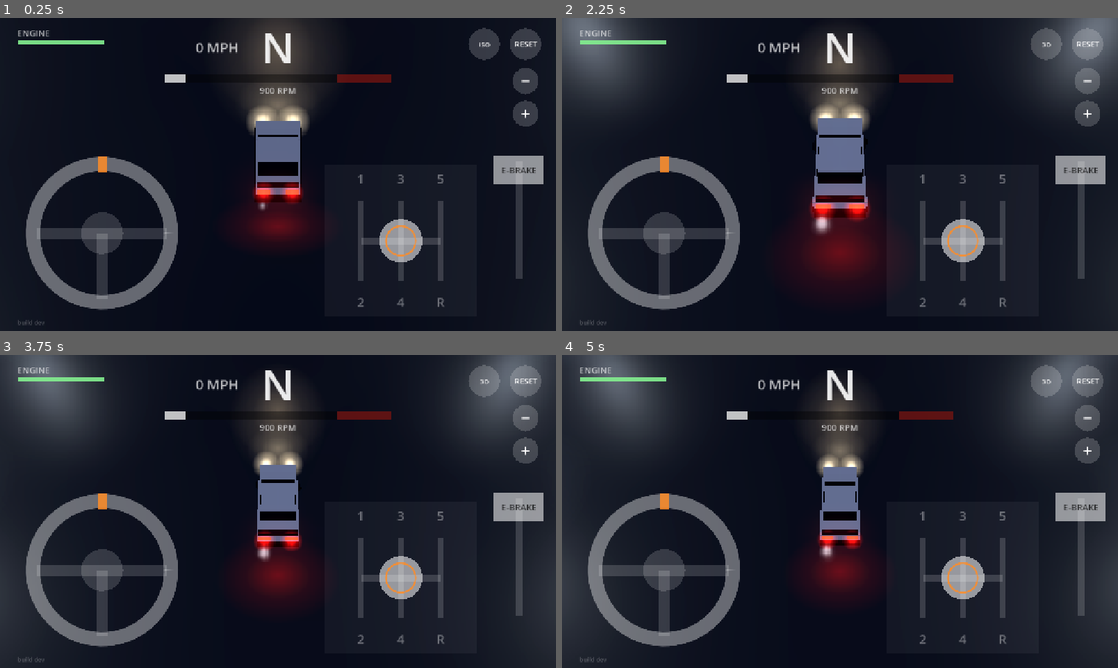
Above: before the commit, frames 1-4 (two rows, left to right).
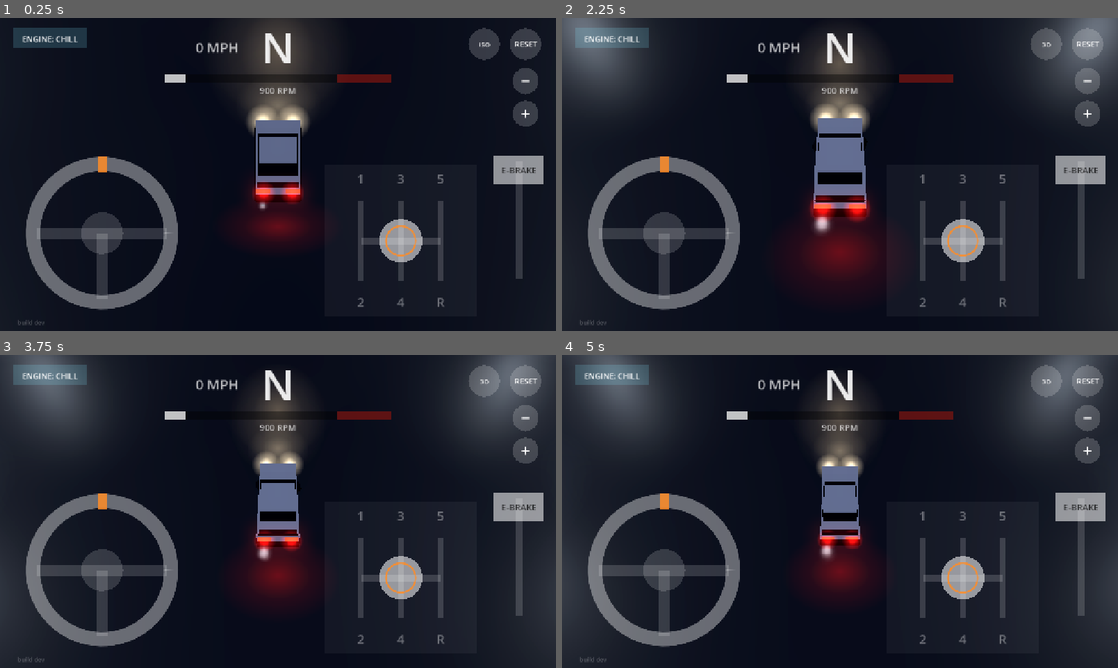
Above: after the commit, the same moments.

Repository: StoneColdOS/stick-drift
Game: Godot game, scene res://scenes/main.tscn
The game is run twice, just before and just after one commit, with the same random seed, the same clock (stepped at 60 frames per second) and the same inputs.
Inputs (mouse positions are in pixels of both pictures, inside the frame that each line leads up to):
- Up to frame 1 (0.25 s): no input
- Up to frame 2 (2.25 s): tap Enter (reset) at 0.5, 1.25 s; move the mouse to (962, 158) at 0.52 s; hold D (steer_right) 0.53-1.25 s; tap N (gear_n) at 0.6 s; click (962, 158) at 0.67 s; drag from (728, 190) to (812, 237) at 1.27 s; move the mouse to (895, 105) at 2.02 s; hold D (steer_right) from 2.03 s (still down); tap V (view) at 2.1 s
- Up to frame 3 (3.75 s): release D (steer_right) at 2.75 s; tap Enter (reset) at 2.75, 3.5 s; drag from (250, 574) to (111, 464) at 2.77 s; move the mouse to (444, 558) at 3.52 s; hold A (steer_left) from 3.53 s (still down); tap - (zoom_out) at 3.6 s
- Up to frame 4 (5 s): release A (steer_left) at 4.25 s; drag from (673, 464) to (756, 433) at 4.27 s

The runs differ from the first frame. In frame 1, 1.1% of the frame differs, in the area x 2-54%, y 3-61%; in frame 2, 1.0%; in frame 3, 1.1%, in the area x 2-54%, y 3-65%; in frame 4, 1.1%.

Commit message:
Chill engine mode by default (rev limiter, no damage) + finer pixels
- New CHILL/RISKY toggle top-left, saved between sessions. Chill cuts power
  at 7900 rpm and crackles; no health bar or SHIFT! warning. Risky is the old
  blow-up behaviour.
- World renders at 360 px tall instead of 240 (PIXEL_SHRINK 3 -> 2)

Co-Authored-By: Claude Opus 5.5 <noreply@anthropic.com>
Claude-Session: https://claude.ai/code/session_01X5D3N9oUK59uFhYSHv3wU5

Diff:
--- a/scripts/car.gd
+++ b/scripts/car.gd
@@ -166,6 +166,8 @@
 			drive = -signf(vf) * rear_max * 0.9  # e.g. slammed into R while rolling forward
 		else:
 			drive = motor.torque_at(motor.rpm) * torque_multiplier * ratio / wheel_radius
+			if motor.limiting() and drive * signf(ratio) > 0.0:
+				drive = 0.0  # chill mode rev limiter: cut the power, bounce off redline
 		drive *= lerpf(1.0, 0.6, hb)
 
 	# Stiffness that cancels sideways speed in about two physics steps.
--- a/scripts/hud.gd
+++ b/scripts/hud.gd
@@ -64,13 +64,14 @@
 	draw_string(font, tach.position + Vector2(0, 44), "%d RPM" % roundi(m.rpm), HORIZONTAL_ALIGNMENT_CENTER, TACH_W, 20, DIM)
 
 	# Engine health (top left)
-	draw_string(font, Vector2(40, 42), "ENGINE", HORIZONTAL_ALIGNMENT_LEFT, 200, 20, DIM)
-	draw_rect(Rect2(40, 52, 200, 10), Color(0, 0, 0, 0.4))
-	var hc := Color(0.55, 1.0, 0.6, 0.85).lerp(HOT, 1.0 - m.health)
-	draw_rect(Rect2(40, 52, 200 * m.health, 10), hc)
+	# The CHILL / RISKY toggle is drawn by the touch controls; the health bar only matters in risky.
+	if m.damage_enabled:
+		draw_rect(Rect2(40, 82, 200, 10), Color(0, 0, 0, 0.4))
+		var hc := Color(0.55, 1.0, 0.6, 0.85).lerp(HOT, 1.0 - m.health)
+		draw_rect(Rect2(40, 82, 200 * m.health, 10), hc)
 
 	# Warnings
-	if not m.is_blown():
+	if m.damage_enabled and not m.is_blown():
 		var warn := ""
 		if m.rpm > m.money_shift_rpm:
 			warn = "MONEY SHIFT!"
--- a/scripts/main.gd
+++ b/scripts/main.gd
@@ -18,7 +18,7 @@
 const Haptics := preload("res://scripts/haptics.gd")
 
 const NIGHT_SKY := Color(0.035, 0.045, 0.08)
-const PIXEL_SHRINK := 3  ## 720 / 3 = 240 pixel-tall world. Lower = sharper, higher = chunkier.
+const PIXEL_SHRINK := 2  ## 720 / 2 = 360 pixel-tall world. Lower = sharper, higher = chunkier.
 const SEQUENCE := [-1, 0, 1, 2, 3, 4, 5]  ## for gamepad up/down shifting
 
 var input := CarInput.new()
@@ -60,6 +60,9 @@
 	car.input = input
 	world.add_child(car)
 	car.engine_blown.connect(func(): Haptics.buzz(300))
+	var settings := ConfigFile.new()
+	if settings.load("user://settings.cfg") == OK:
+		car.motor.damage_enabled = settings.get_value("engine", "risky", false)
 	car.global_transform = town.spawn
 	car._spawn = town.spawn
 	var model := CarModel.new()
--- a/scripts/motor.gd
+++ b/scripts/motor.gd
@@ -24,6 +24,9 @@
 var sustained_damage := 0.2      ## health per second, per 1000 rpm over damage_rpm
 var money_shift_rpm := 9800.0    ## above this you've money-shifted
 var money_shift_damage := 1.5    ## extra health per second, per 1000 rpm over money_shift_rpm
+
+var damage_enabled := false     ## off = chill mode: rev limiter, the engine never blows
+var limiter_rpm := 7900.0        ## chill mode cuts power here and bounces off it
 
 var rpm := 900.0
 var health := 1.0
@@ -58,6 +61,8 @@
 	else:
 		rpm = move_toward(rpm, idle_rpm, 5000.0 * dt)
 
+	if not damage_enabled:
+		return
 	var damage := 0.0
 	if rpm > damage_rpm:
 		damage += sustained_damage * (rpm - damage_rpm) / 1000.0 * dt
@@ -66,6 +71,11 @@
 	health = maxf(0.0, health - damage)
 
 
+## Chill mode: is the limiter cutting power right now?
+func limiting() -> bool:
+	return not damage_enabled and rpm > limiter_rpm
+
+
 func repair() -> void:
 	health = 1.0
 	rpm = idle_rpm
--- a/scripts/touch_controls.gd
+++ b/scripts/touch_controls.gd
@@ -11,6 +11,7 @@
 const Gate := preload("res://scripts/shifter_gate.gd")
 const Gearbox := preload("res://scripts/gearbox.gd")
 const Haptics := preload("res://scripts/haptics.gd")
+const SETTINGS := "user://settings.cfg"
 
 const GHOST := Color(1, 1, 1, 0.38)
 const GHOST_STRONG := Color(1, 1, 1, 0.55)
@@ -37,6 +38,7 @@
 var lever_x := 0.0
 var lever_top := 0.0
 var reset_pos := Vector2.ZERO
+var mode_btn := Rect2(30, 24, 170, 46)  ## CHILL / RISKY engine toggle
 var view_pos := Vector2.ZERO
 var zoom_out_pos := Vector2.ZERO
 var zoom_in_pos := Vector2.ZERO
@@ -103,6 +105,15 @@
 func _down(finger: int, pos: Vector2) -> void:
 	if car and car.motor.is_blown() and engine_btn.has_point(pos):
 		car.repair_engine()
+		return
+	if mode_btn.grow(10).has_point(pos):
+		if car:
+			car.motor.damage_enabled = not car.motor.damage_enabled
+			car.repair_engine()
+			var cfg := ConfigFile.new()
+			cfg.load(SETTINGS)
+			cfg.set_value("engine", "risky", car.motor.damage_enabled)
+			cfg.save(SETTINGS)
 		return
 	if pos.distance_to(view_pos) < 40:
 		if camera:
@@ -256,6 +267,12 @@
 	draw_circle(reset_pos, 36, Color(1, 1, 1, 0.18))
 	draw_string(font, reset_pos + Vector2(-36, 7), "RESET", HORIZONTAL_ALIGNMENT_CENTER, 72, 18, Color.WHITE)
 
+	# Engine mode toggle (top-left)
+	if car:
+		var risky: bool = car.motor.damage_enabled
+		draw_rect(mode_btn, Color(1, 0.3, 0.2, 0.3) if risky else Color(0.5, 0.9, 1.0, 0.18))
+		draw_string(font, mode_btn.position + Vector2(0, 31), "ENGINE: RISKY" if risky else "ENGINE: CHILL", HORIZONTAL_ALIGNMENT_CENTER, mode_btn.size.x, 18, Color.WHITE)
+
 	# View toggle + zoom
 	draw_circle(view_pos, 36, Color(1, 1, 1, 0.18))
 	var vname: String = camera.view_name() if camera else "VIEW"
--- a/tests/test_drive.gd
+++ b/tests/test_drive.gd
@@ -44,7 +44,17 @@
 	_check(car.gear == 1, "In 1st")
 	_check(car.speed > 6.0, "Auto throttle pulls in 1st (%.1f m/s)" % car.speed)
 
-	# --- Stay in 1st: should blow up
+	# --- Chill mode (default): bounce off the limiter, never blow up
+	_check(not car.motor.damage_enabled, "Starts in chill mode")
+	var top_rpm := 0.0
+	for i in 20:
+		await _secs(0.5)
+		top_rpm = maxf(top_rpm, car.motor.rpm)
+	_check(not car.motor.is_blown() and car.motor.health == 1.0, "Chill: 10s on the limiter, engine untouched")
+	_check(top_rpm < 8400.0, "Chill: rev limiter holds it near redline (peak %d rpm)" % top_rpm)
+
+	# --- Risky mode: stay in 1st and it blows
+	car.motor.damage_enabled = true
 	var t := 0.0
 	while not car.motor.is_blown() and t < 30.0:
 		await _secs(0.5)
Binary file changed: docs/screenshots/drift.png
Binary file changed: docs/screenshots/parked.png
